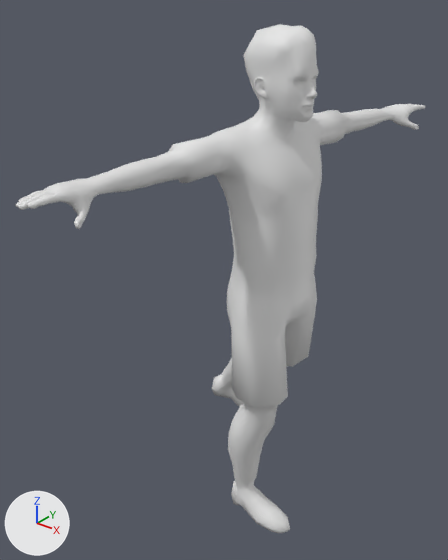
The OBJ model res/playerAnim/player_000039.obj, before and after one commit.
Both versions are drawn from a camera (50 mm lens) standing at (5.4, -7.82, 5.03) and looking at (-0.79, -0.08, 0.23). The axes (+X, +Y, +Z) are drawn at lower left. The lights are the same throughout. Where no turn or scale is listed for an object, it has been applied to the vertices.

Names of what the first picture shows: 'soccerplayer_mesh'.
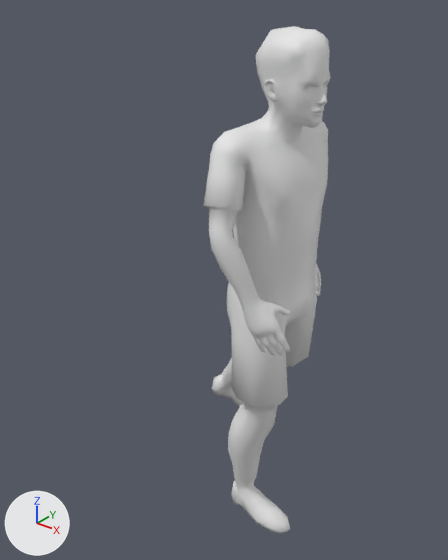
The edits, one by one:
me_soccerplayer_mesh is used by ob_soccerplayer_mesh; location (0.0, 0.0, 0.0).
me_soccerplayer_mesh had 2430 vertices, 4792 faces and spanned x -2.22..1.01, y -4.19..4.16, z -4.45..4.46.
me_soccerplayer_mesh now has 2430 vertices, 4792 faces and spans x -2.22..1.17, y -1.55..2.0, z -4.45..4.44.
me_soccerplayer_mesh part 1: 1965 of 2430 vertices moved; they spanned x -0.62..0.93, y -4.19..4.16, z 0.47..4.46 and now span x -0.44..1.17, y -1.55..1.45, z -0.39..4.44; mean shift (0.27, 0.04, -1.22); largest move (-0.34, -4.19, 2.8) -> (1.07, -0.97, -0.14).

Where the change shows, as pixel boxes (x1, y1, x2, y2) in the pictures (448 x 560 px; the box of a moved part takes in the faces that stretch with it):
'soccerplayer_mesh', reshaped (69% narrower): before (15, 24, 425, 533); after (203, 26, 331, 533)
part 1 of me_soccerplayer_mesh, moved or reshaped: before (15, 24, 425, 304); after (203, 26, 331, 356)
